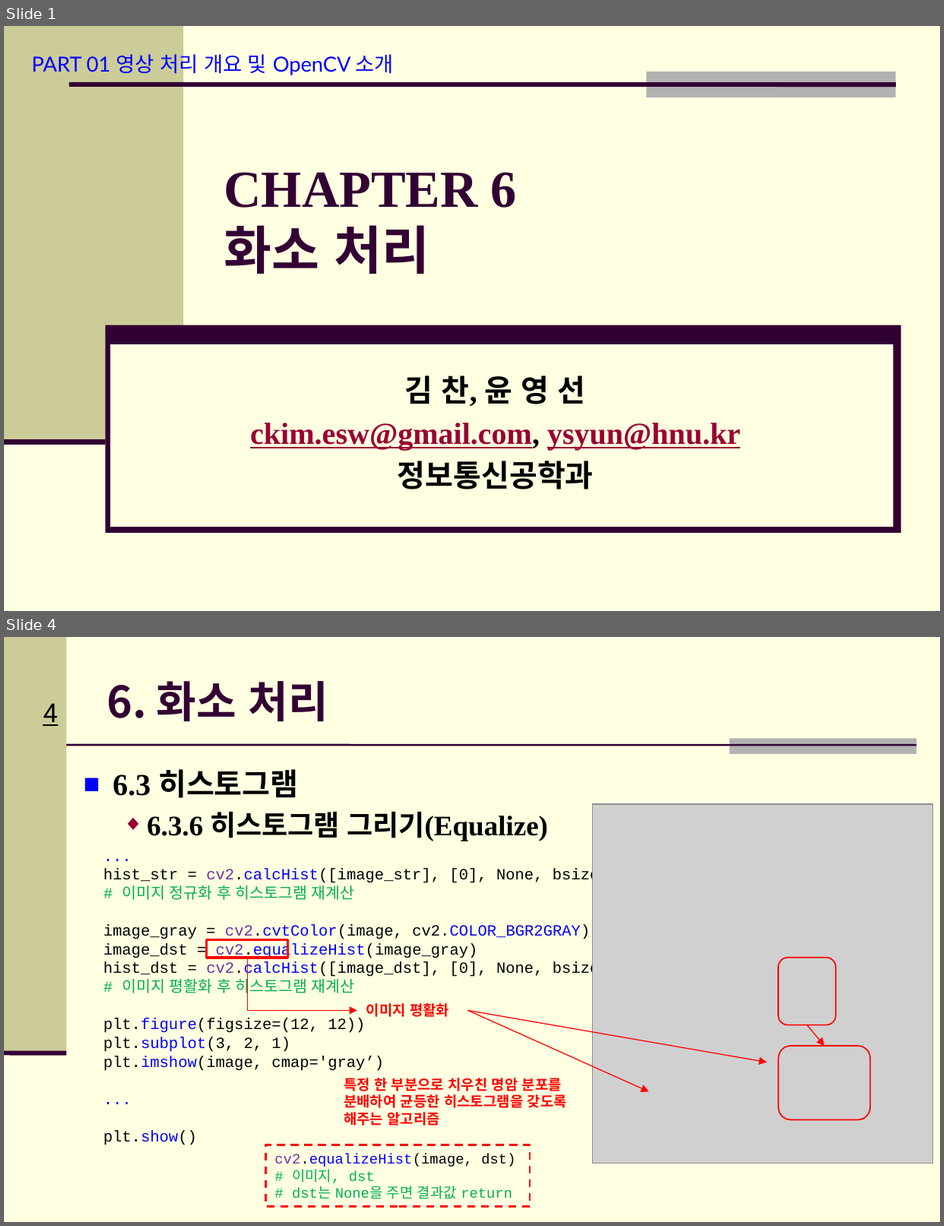
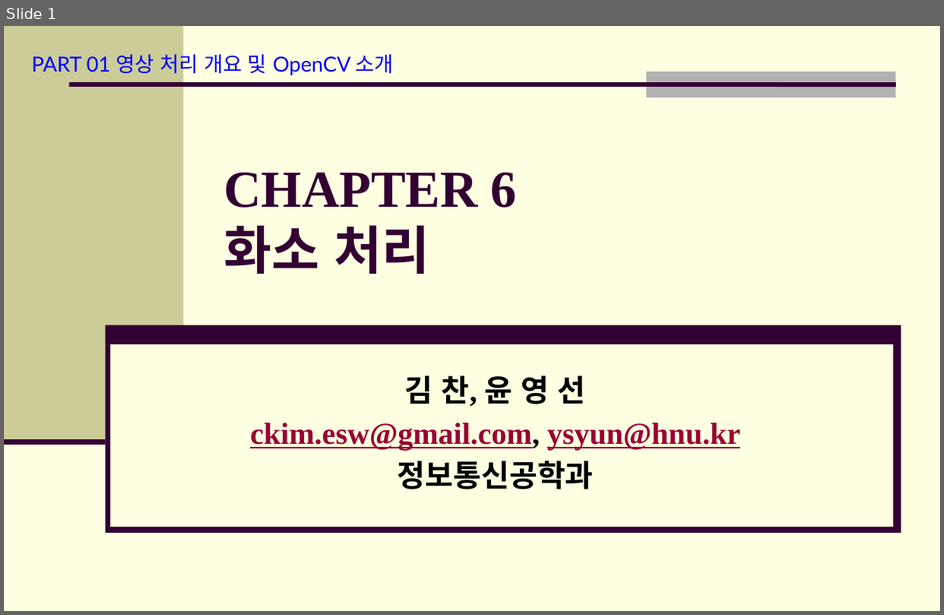
Before and after one commit to Hitbee-dev/OpenCV-Python, a slide deck: 2022-11-15/documents/CH_06 화소 처리.pptx. Shown one above the other, each under a label of ours: slides 1 and 4 before the commit, slide 1 after it; the slides between them are not shown. The pictures are 944x1226 and 944x615 pixels, drawn with LibreOffice and Linux fonts; fonts in the diff are those of the drawing; grey boxes stand for pictures; background and template pictures are left out. Boxes give left, top, right and bottom in pixels: in the first picture for what was removed or moved away, otherwise in the second. Text is boxed around its words. In the diff, an @@ line names an element or a change of style, - is before the commit and + after.

```diff
--- a/2022-11-15/documents/CH_06 화소 처리.pptx
+++ b/2022-11-15/documents/CH_06 화소 처리.pptx
@@ slide 4 removed at (4,637,940,1222), background #FFFFE1 @@
@@ rectangle removed at (4,637,67,1053) @@
@@ title removed at (107,681,329,721) @@
-6. 화소 처리
@@ page number removed at (43,703,57,726) @@
-4
@@ line removed from (67, 745) to (917, 745) @@
@@ rectangle removed at (730,738,917,754) @@
@@ text removed at (113,769,548,841) @@
-■ 6.3 히스토그램
-  ◆ 6.3.6 히스토그램 그리기(Equalize)
@@ picture removed at (593,805,933,1163) @@
@@ text removed at (104,869,609,1145) @@
-...
-hist_str = cv2.calcHist([image_str], [0], None, bsize, ranges)
-# 이미지 정규화 후 히스토그램 재계산
-image_gray = cv2.cvtColor(image, cv2.COLOR_BGR2GRAY)
-image_dst = cv2.equalizeHist(image_gray)
-hist_dst = cv2.calcHist([image_dst], [0], None, bsize, ranges)
-# 이미지 평활화 후 히스토그램 재계산
-plt.figure(figsize=(12, 12))
-plt.subplot(3, 2, 1)
-plt.imshow(image, cmap='gray’)
-...
-plt.show()
@@ rectangle removed at (207,939,289,957) @@
@@ elbow arrow removed from (247, 957) to (357, 1011) @@
@@ rounded rectangle removed at (778,957,835,1025) @@
@@ text removed at (367,1003,449,1017) @@
-이미지 평활화
@@ arrow removed from (468, 1011) to (649, 1092) @@
@@ arrow removed from (468, 1011) to (767, 1062) @@
@@ rounded rectangle removed at (778,1046,870,1120) @@
@@ arrow removed from (807, 1025) to (824, 1046) @@
@@ line removed from (4, 1053) to (67, 1053) @@
@@ text removed at (344,1078,567,1126) @@
-특정 한 부분으로 치우친 명암 분포를
-분배하여 균등한 히스토그램을 갖도록
-해주는 알고리즘
@@ rectangle removed at (266,1145,530,1207) @@
-cv2.equalizeHist(image, dst)
-# 이미지, dst
-# dst는 None을 주면 결과값 return
```
Also in this commit, not shown: 5 slides added, 6 other slides removed, 3 other files.
